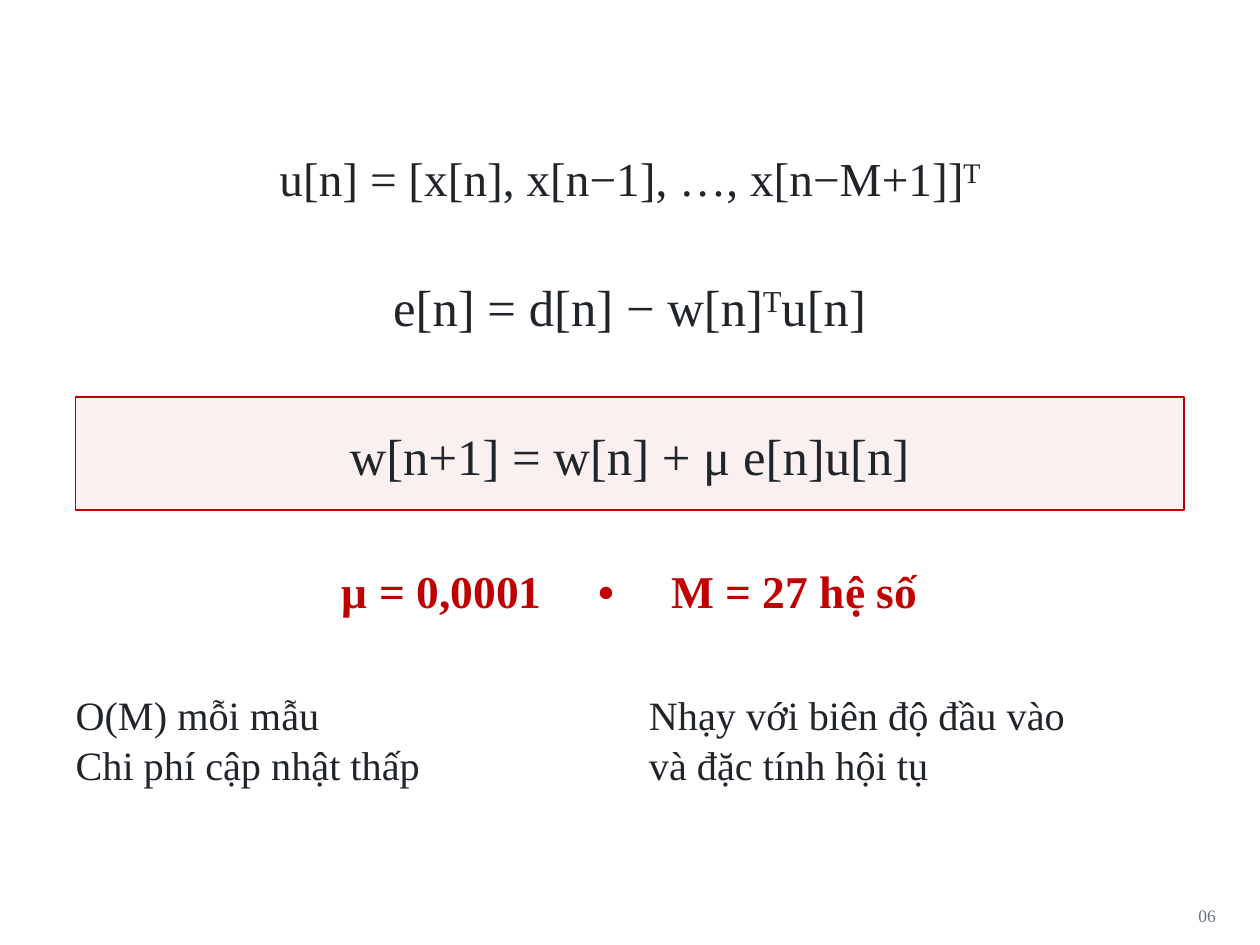
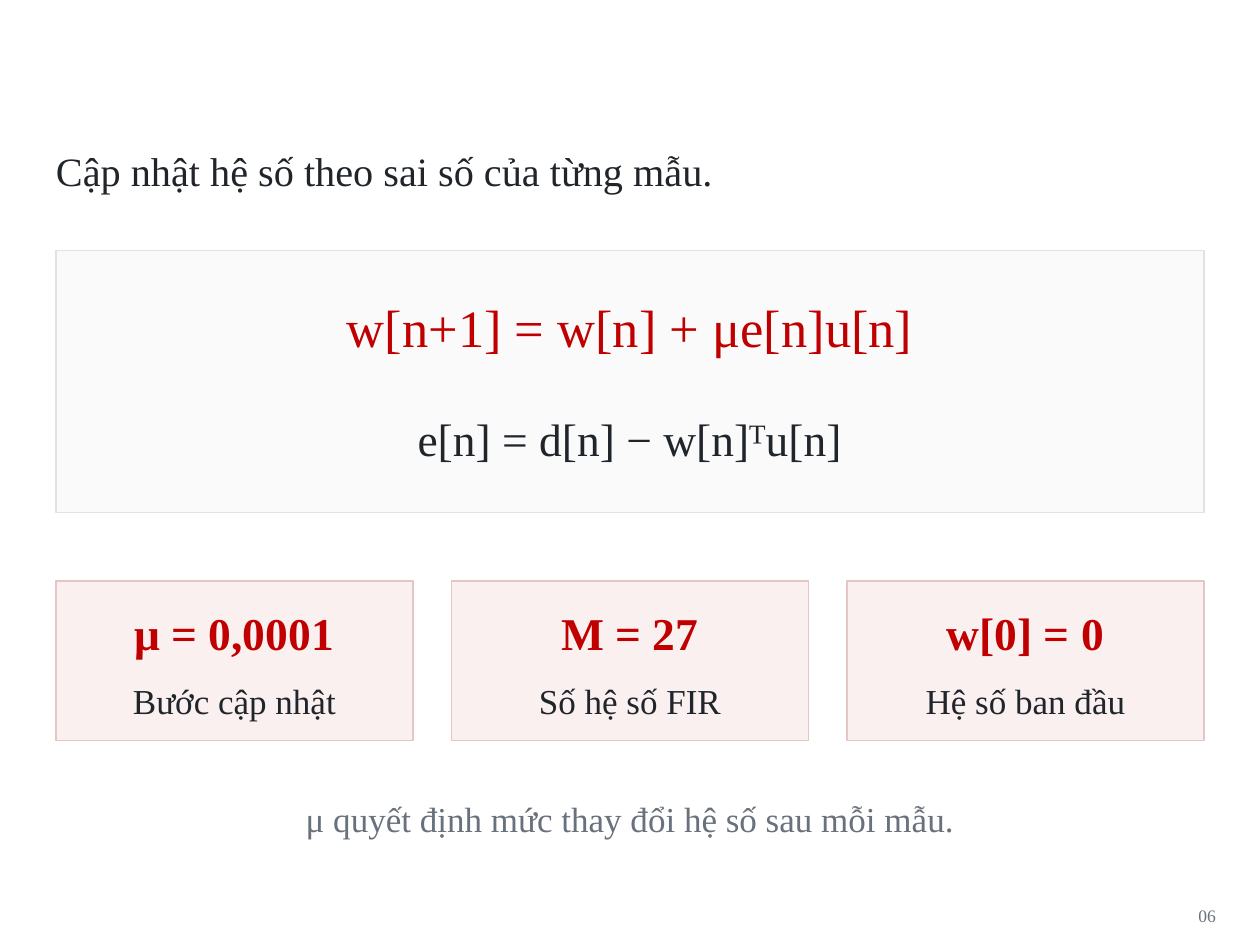
Before and after one commit to Vutu2003/ppg_adaptive_filter, a slide deck: slide 6 of reports/final/Bao_ve_mon_hoc_CPC_PPG_LMS_RLS.pptx. Drawn at 1260x945 pixels with LibreOffice and Linux fonts; fonts in the diff are those of the drawing; background and template pictures are left out. Boxes give left, top, right and bottom in pixels: in the first picture for what was removed or moved away, otherwise in the second. Text is boxed around its words. In the diff, an @@ line names an element or a change of style, - is before the commit and + after.

```diff
--- a/reports/final/Bao_ve_mon_hoc_CPC_PPG_LMS_RLS.pptx
+++ b/reports/final/Bao_ve_mon_hoc_CPC_PPG_LMS_RLS.pptx
@@ text added at [56, 156, 712, 195], 23 pt, text #20252B @@
+Cập nhật hệ số theo sai số của từng mẫu.
@@ text removed at [279, 163, 981, 203] @@
-u[n] = [x[n], x[n−1], …, x[n−M+1]]ᵀ
@@ rectangle added at [55, 251, 1203, 513], fill #FAFAFA, outline #E0E2E5 0.7 pt @@
@@ text "w[n+1] = w[n] + μe[n]u[n]": place and size @@
-text "w[n+1] = w[n] + μe[n]u[n]" at [76, 397, 1184, 510]
+text "w[n+1] = w[n] + μe[n]u[n]" at [347, 310, 912, 358]
@@ text "w[n+1] = w[n] + μe[n]u[n]" at [347, 310, 912, 358]: fill #FBF0F0 to none; outline #C00000 1 pt to none @@
@@ text at [347, 310, 912, 358]: text changed; size 29 to 30 pt; text colour #20252B to #C00000 @@
-w[n+1] = w[n] + μ e[n]u[n]
+w[n+1] = w[n] + μe[n]u[n]
@@ text "e[n] = d[n] − w[n]ᵀu[n]": place and size @@
-text "e[n] = d[n] − w[n]ᵀu[n]" at [393, 290, 866, 333]
+text "e[n] = d[n] − w[n]ᵀu[n]" at [418, 424, 841, 462]
@@ text "e[n] = d[n] − w[n]ᵀu[n]" at [418, 424, 841, 462]: size 29 to 26 pt; line spacing 1.04 to 1.07 @@
@@ rectangle added at [55, 581, 412, 740], fill #FBF0F0, outline #E5C6C6 0.7 pt @@
@@ rectangle added at [451, 581, 808, 740], fill #FBF0F0, outline #E5C6C6 0.7 pt @@
@@ rectangle added at [847, 581, 1203, 740], fill #FBF0F0, outline #E5C6C6 0.7 pt @@
@@ text at [134, 619, 334, 659]: text changed @@
-μ = 0,0001 • M = 27 hệ số
+μ = 0,0001
@@ text added at [561, 620, 699, 650], 26 pt, text #C00000, bold @@
+M = 27
@@ text added at [947, 618, 1104, 656], 26 pt, text #C00000, bold @@
+w[0] = 0
@@ text added at [133, 689, 335, 721], 20 pt, text #20252B @@
+Bước cập nhật
@@ text added at [539, 688, 720, 720], 20 pt, text #20252B @@
+Số hệ số FIR
@@ text added at [926, 688, 1125, 720], 20 pt, text #20252B @@
+Hệ số ban đầu
@@ text removed at [76, 700, 419, 789] @@
-O(M) mỗi mẫu
-Chi phí cập nhật thấp
@@ text removed at [649, 701, 1065, 787] @@
-Nhạy với biên độ đầu vào
-và đặc tính hội tụ
@@ text added at [306, 806, 953, 839], 20 pt, text #68717C @@
+μ quyết định mức thay đổi hệ số sau mỗi mẫu.
```
Also in this commit, not shown: 11 other slides changed, 2 slides added, 2 slides removed, 6 other files.
